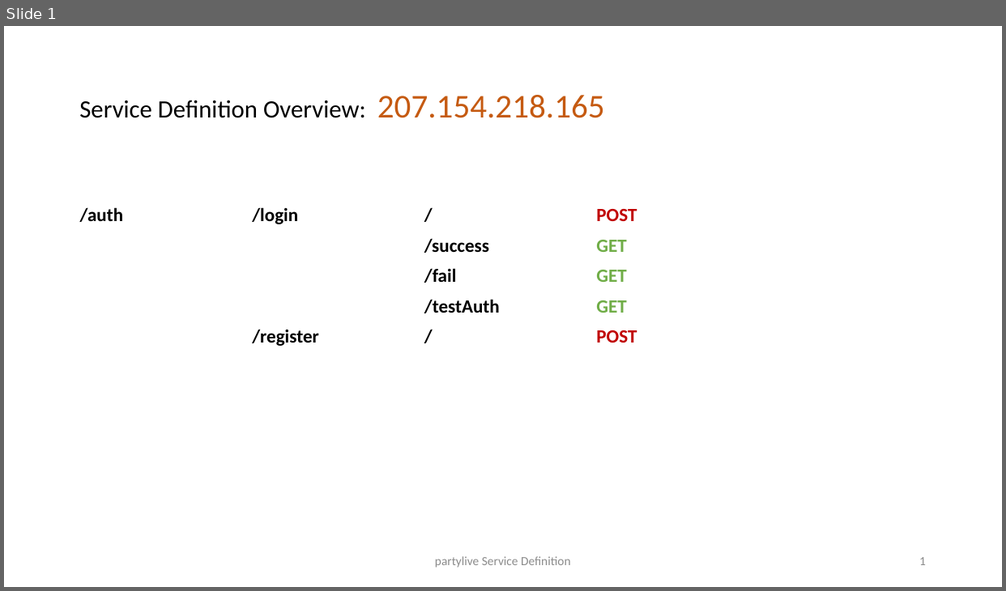
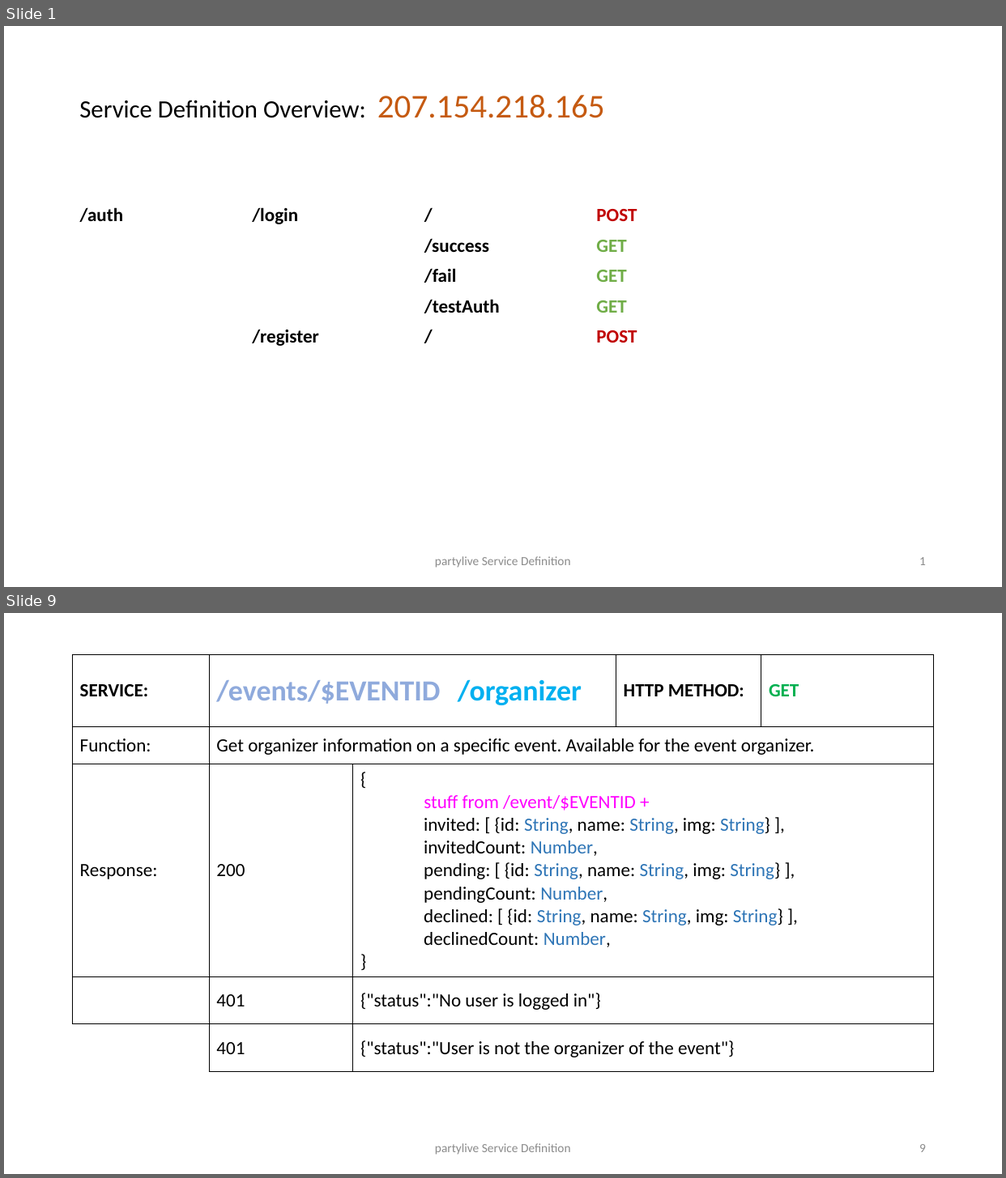
Before and after one commit to mschlechtinger/partylive, a slide deck: Service Definition.pptx. Shown one above the other, each under a label of ours: slide 1 before the commit, slides 1 and 9 after it; the slides between them are not shown. The pictures are 1006x591 and 1006x1178 pixels, drawn with LibreOffice and Linux fonts; fonts in the diff are those of the drawing. Boxes give left, top, right and bottom in pixels: in the first picture for what was removed or moved away, otherwise in the second. Text is boxed around its words. In the diff, an @@ line names an element or a change of style, - is before the commit and + after.

Commit message:
add event services and model

```diff
--- a/Service Definition.pptx
+++ b/Service Definition.pptx
@@ slide 9 added at box(4, 613, 1002, 1174), background #FFFFFF @@
@@ table added at box(72, 654, 934, 1068), 5 rows, 6 columns @@
+SERVICE: | /events/$EVENTID |  | /organizer | HTTP METHOD: | GET
+Function: | Get organizer information on a specific event. Available for the event organizer. |  |  |  | 
+Response: | 200 | { / stuff from /event/$EVENTID + / invited: [ {id: String, name: String, img: String} ], / invitedCount: Number, / pending: [ {id: String, name: String, img: String} ], / pendingCount: Number, / declined: [ {id: String, name: String, img: String} ], / declinedCount: Number, / } |  |  | 
+ | 401 | {"status":"No user is logged in"} |  |  | 
+ | 401 | {"status":"User is not the organizer of the event"} |  |  | 
@@ text added at box(435, 1144, 570, 1155), 12 pt, text #8C8C8C @@
+partylive Service Definition
@@ page number added at box(919, 1144, 926, 1152), 12 pt, text #8C8C8C @@
+9
```
Also in this commit, not shown: 3 slides changed, 4 other slides added, 6 other files.
